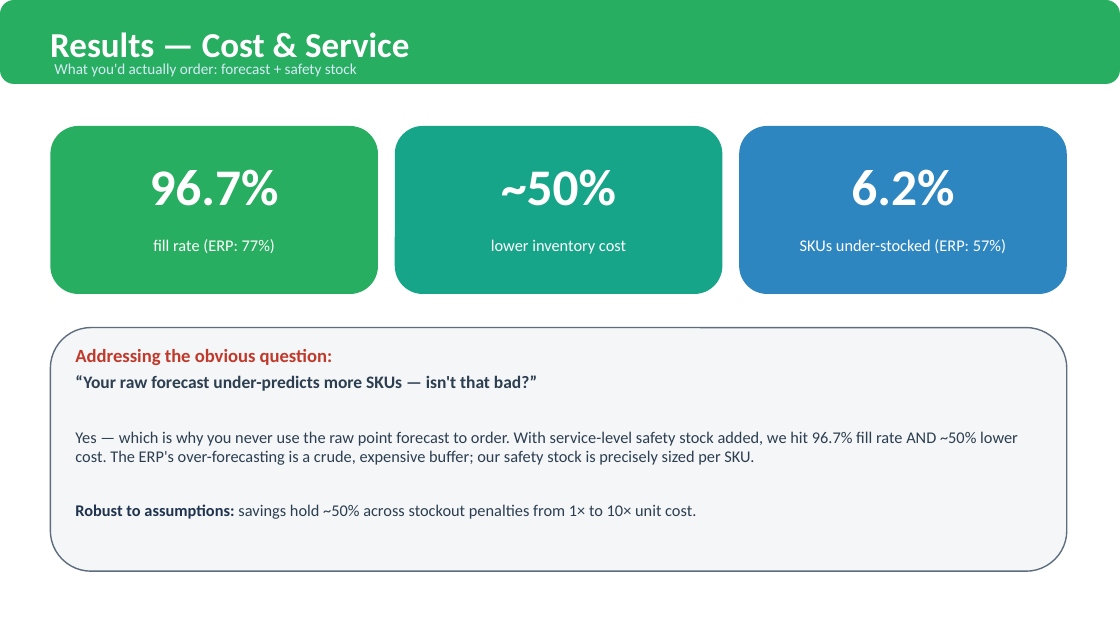
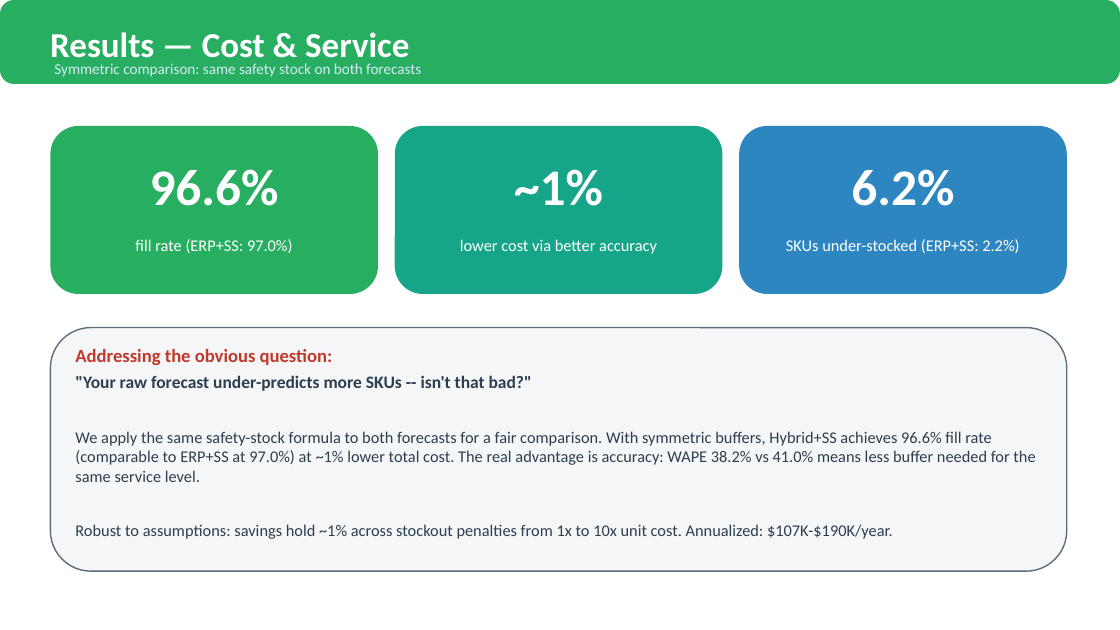
Before and after one commit to Maestro12345-hoax/gic, a slide deck: slide 12 of improved/JLR_Forecasting_Presentation.pptx. Drawn at 1120x630 pixels with LibreOffice and Linux fonts; fonts in the diff are those of the drawing. Boxes give left, top, right and bottom in pixels: in the first picture for what was removed or moved away, otherwise in the second. Text is boxed around its words. In the diff, an @@ line names an element or a change of style, - is before the commit and + after.

Commit message:
docs: update presentation guide and slides with corrected symmetric cost numbers

```diff
--- a/improved/JLR_Forecasting_Presentation.pptx
+++ b/improved/JLR_Forecasting_Presentation.pptx
@@ text at box(54, 63, 421, 77): text changed @@
-What you'd actually order: forecast + safety stock
+Symmetric comparison: same safety stock on both forecasts
@@ text at box(150, 169, 279, 206): text changed @@
-96.7%
+96.6%
@@ text at box(514, 169, 603, 206): text changed @@
-~50%
+~1%
@@ text at box(135, 239, 293, 253): text changed @@
-fill rate (ERP: 77%)
+fill rate (ERP+SS: 97.0%)
@@ text at box(460, 239, 657, 254): text changed @@
-lower inventory cost
+lower cost via better accuracy
@@ text at box(786, 239, 1019, 253): text changed @@
-SKUs under-stocked (ERP: 57%)
+SKUs under-stocked (ERP+SS: 2.2%)
@@ text at box(75, 375, 1035, 539): text changed @@
-“Your raw forecast under-predicts more SKUs — isn't that bad?”
-Yes — which is why you never use the raw point forecast to order. With service-level safety stock added, we hit 96.7% fill rate AND ~50% lower cost. The ERP's over-forecasting is a crude, expensive buffer; our safety stock is precisely sized per SKU.
-Robust to assumptions: savings hold ~50% across stockout penalties from 1× to 10× unit cost.
+"Your raw forecast under-predicts more SKUs -- isn't that bad?"
+We apply the same safety-stock formula to both forecasts for a fair comparison. With symmetric buffers, Hybrid+SS achieves 96.6% fill rate (comparable to ERP+SS at 97.0%) at ~1% lower total cost. The real advantage is accuracy: WAPE 38.2% vs 41.0% means less buffer needed for the same service level.
+Robust to assumptions: savings hold ~1% across stockout penalties from 1x to 10x unit cost. Annualized: $107K-$190K/year.
```
Also in this commit, not shown: 1 other file.
